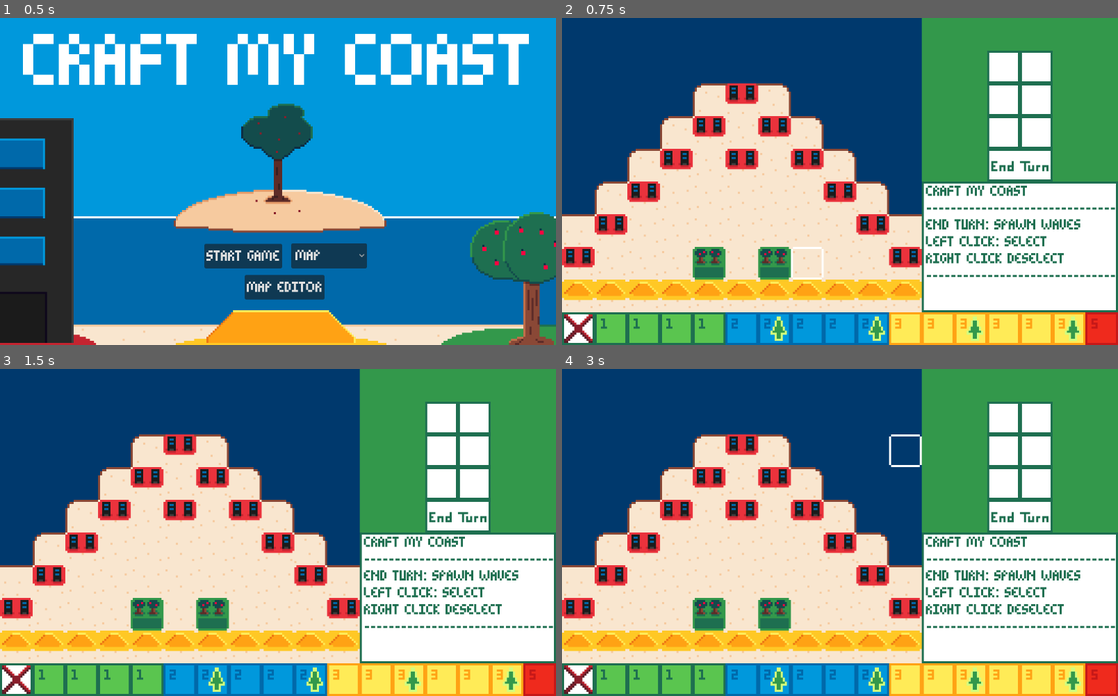
Above: before the commit, frames 1-4 (two rows, left to right).
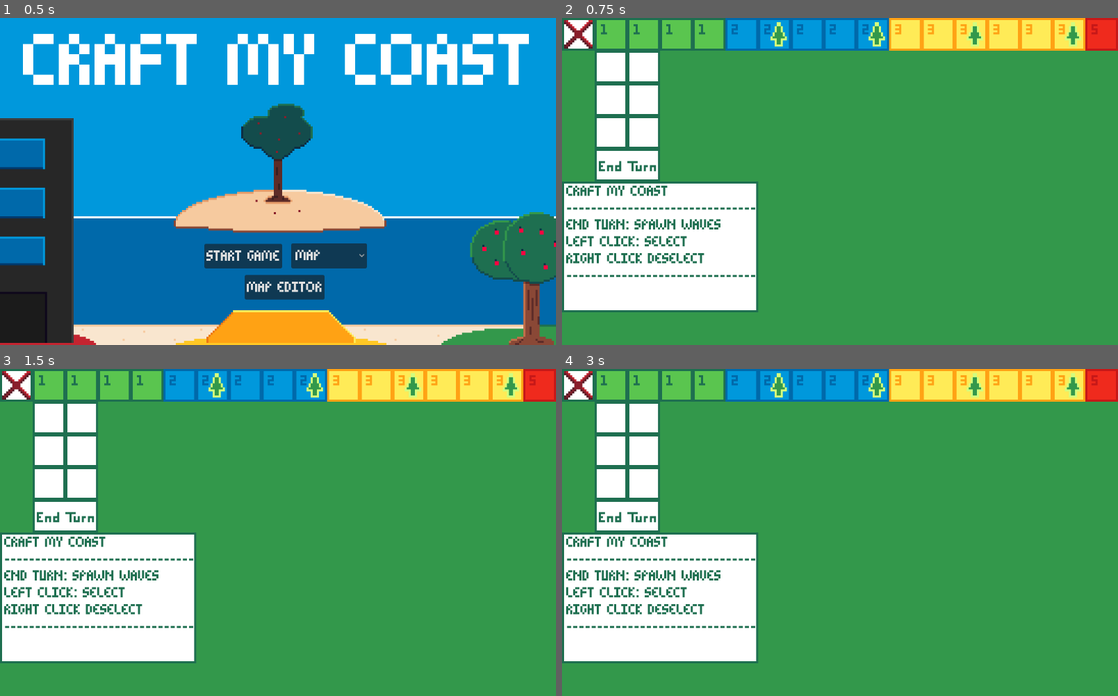
Above: after the commit, the same moments.

Repository: findeevy/CraftMyShore
Game: Godot game, scene res://main_menu.tscn
Same seed, same stepped clock (60 frames per second), same inputs: the game is played once before the commit and once after it.
Inputs (mouse positions are in pixels of both pictures, inside the frame that each line leads up to):
- Up to frame 1 (0.5 s): no input
- Up to frame 2 (0.75 s): click "START GAME" at 0.5 s
- Up to frame 3 (1.5 s): tap Enter at 1.25 s; move the mouse to (400, 516) at 1.27 s; click (400, 516) at 1.35 s
- Up to frame 4 (3 s): tap Space at 2 s; move the mouse to (728, 548) at 2.02 s; click (728, 548) at 2.1 s; tap Enter at 2.75 s; move the mouse to (895, 460) at 2.77 s; right-click (895, 460) at 2.85 s

Frame 1 is identical in both runs. In frame 2, 90% of the frame differs, in the area x 0-100%, y 0-100%; in frame 3, 90%; in frame 4, 90%.
Error after the commit: Invalid call. Nonexistent function 'split' in base 'Nil'. (res://controller.gd:302)

Commit message:
Updated

Diff:
--- /dev/null
+++ b/auto_web_map.gd
@@ -0,0 +1,13 @@
+extends Node
+
+var map_a = "wwwwwwwwwww
+wwwwwwwwwww
+wwwwlclwwww
+wwwlclclwww
+wwlclclclww
+wlclllllclw
+lclllllllcl
+clllvlvlllc
+ttttttttttt
+gea: 0, 1, 1, 1, 1, 2, -2, 2, 2, -2, 3, 3, -3, 3, 3, -3, 5
+pdf: 1, 2, 3, 4, 5, 6, 5, 4, 3, 2, 1"
--- a/controller.gd
+++ b/controller.gd
@@ -3,6 +3,8 @@
 var file_name = "map.dat"
 var init_array = []
 var tile_array = []
+
+var platform_type = "unknown"
 
 var pdf = null
 var pdf_sum = 0
@@ -289,13 +291,19 @@
 
 
 func load_map():
+
+	var web_load = false
 	var fn = file_name if file_name.length() > 6 and file_name.substr(0,6) == "res://" else "res://Maps/" + file_name
-	var f = FileAccess.open(fn, FileAccess.READ)
+	var f = FileAccess.open(fn, FileAccess.READ) if not web_load else null
+	var mstring = AutoWebMap.map_a if web_load else null
 	tile_array = []
 	init_array = []
 	tick_array = tick_array_default.duplicate()
-	while f.get_position() < f.get_length():
-		var l = f.get_line()
+	var lines = mstring.split("\n")
+	var i = 0
+	while f.get_position() < f.get_length() if not web_load else lines.size() > i:
+		var l = f.get_line() if not web_load else lines[i]
+		i += 1
 		if l.length() > 4 and l.substr(0, 4) == "pdf:":
 			pdf = []
 			pdf_sum = 0
--- a/main_menu.gd
+++ b/main_menu.gd
@@ -4,6 +4,7 @@
 var opts = []
 
 func _ready():
+	Controller.platform_type=OS.get_name()
 	var map_dir = DirAccess.open("res://Maps/")
 	for f in map_dir.get_files():
 		print(f)
--- a/project.godot
+++ b/project.godot
@@ -19,6 +19,7 @@
 
 Controller="*res://controller.gd"
 Colors="*res://colors.gd"
+AutoWebMap="*res://auto_web_map.gd"
 
 [display]
 
